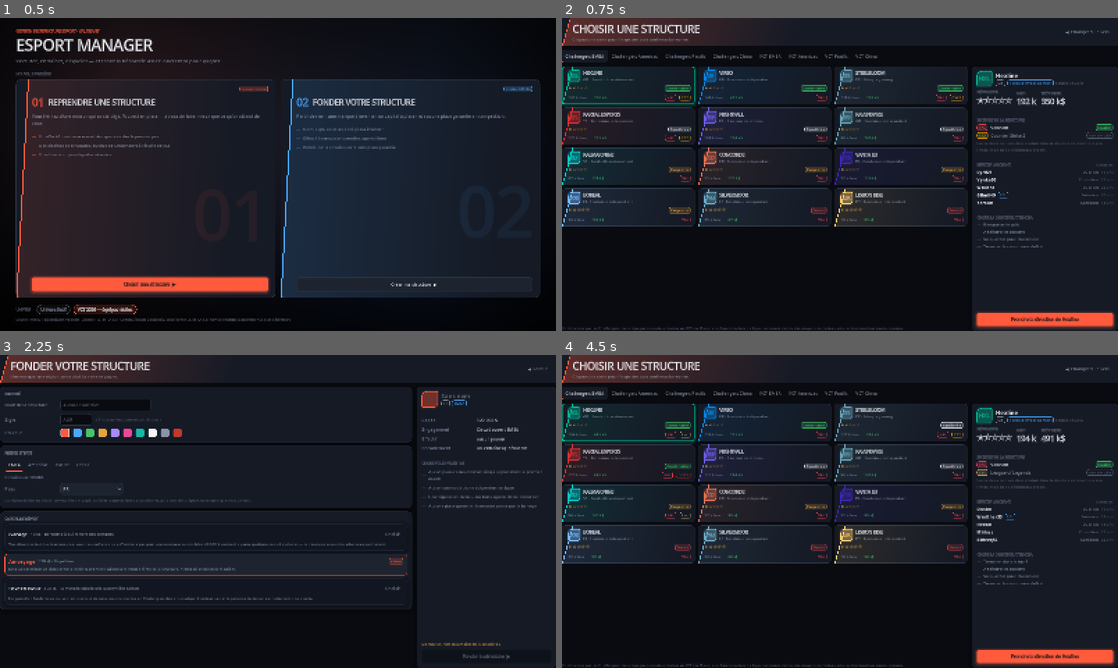
Above: before the commit, frames 1-4 (two rows, left to right).
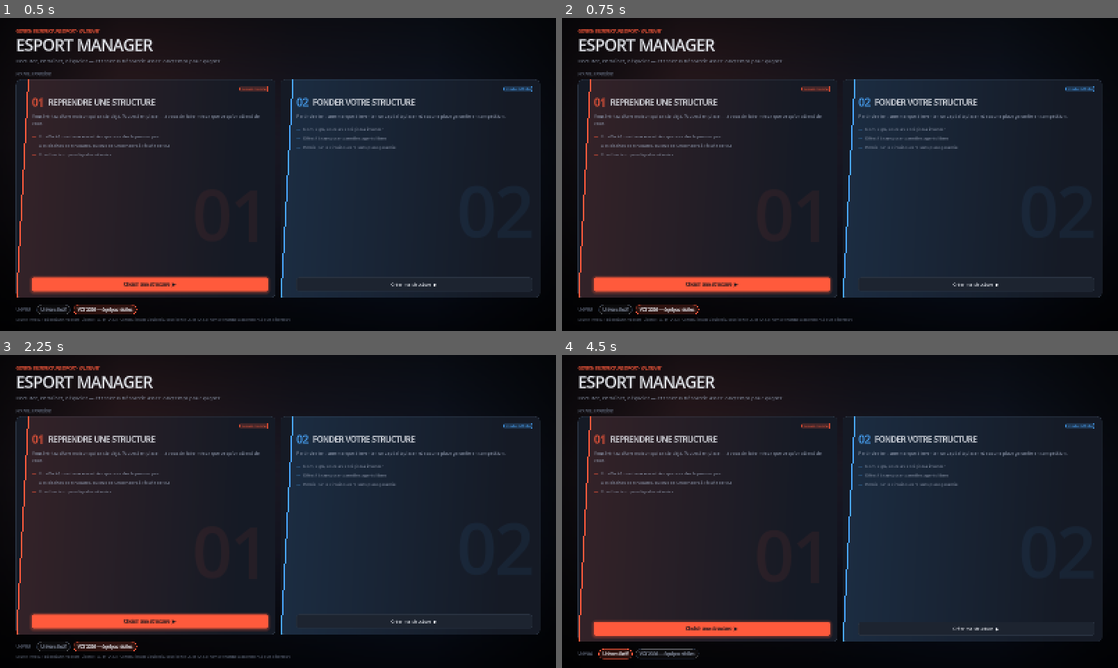
Above: after the commit, the same moments.

Repository: loukakouuu/esport-manager
Game: Godot game, scene res://scenes/Main.tscn
Two runs of this game, one before a commit and one after it. Both use one fixed random seed, a clock stepped at 60 frames per second and the inputs below.
Inputs (mouse positions are in pixels of both pictures, inside the frame that each line leads up to):
- Up to frame 1 (0.5 s): no input
- Up to frame 2 (0.75 s): click "Choisir une structure ▶" at 0.5 s
- Up to frame 3 (2.25 s): click (522, 367) at 1.25 s, where only the run before the commit has a clickable "◀ Changer d'univers"; click "Créer ma structure ▶" at 2 s
- Up to frame 4 (4.5 s): click (1101, 367) at 2.75 s, where only the run before the commit has a clickable "◀ Retour"; click "Univers fictif" at 3.5 s; click "Choisir une structure ▶" at 4.25 s

Frame 1 is identical in both runs. In frame 2, 33% of the frame differs, in the area x 0-100%, y 0-100%; in frame 3, 28%; in frame 4, 34%.
Error after the commit: Parse Error: Identifier "Cs2Module" not declared in the current scope. (res://src/gamemodules/GameRegistry.gd:18)

Commit message:
Le coeur ne connaît plus qu'une interface, pas un jeu
Généralise l'abstraction GameModule pour qu'une seconde discipline puisse
s'enregistrer sans toucher au moteur : composition légale distincte du méta,
attributs qui déclinent ou mûrissent avec l'âge, effectif généré paramétrable.

Diff:
--- a/src/gamemodules/GameModule.gd
+++ b/src/gamemodules/GameModule.gd
@@ -10,9 +10,10 @@
 ## calendrier, progression, sauvegarde) est écrit une seule fois et ne connaît
 ## que cette interface.
 ##
-## Ajouter CS2 = créer src/gamemodules/cs2/Cs2Module.gd + son simulateur,
-## l'enregistrer dans GameRegistry, et fournir les données JSON. Aucune
-## modification du coeur.
+## Ajouter une discipline = créer src/gamemodules/<jeu>/<Jeu>Module.gd + son
+## simulateur, l'enregistrer dans GameRegistry, et fournir les données JSON
+## (`data/games/<jeu>/` et `data/world/season_<jeu>.json`). Aucune modification
+## du coeur — c'est exactement ce qu'a coûté l'arrivée de Counter-Strike 2.
 
 func id() -> String:
 	return "abstract"
@@ -45,6 +46,25 @@
 	return {}
 
 
+## Postes attribués aux titulaires d'un effectif GÉNÉRÉ, dans l'ordre. Par
+## défaut on déroule `ideal_composition` ; une discipline dont le méta réel
+## diffère de son idéal théorique surcharge cette méthode.
+func generated_lineup() -> Array[String]:
+	var out: Array[String] = []
+	var ideal := ideal_composition()
+	for role in ideal:
+		for _n in int(ideal[role]):
+			out.append(str(role))
+	return out
+
+
+## Bornes acceptables par poste dans le cinq : role_id -> [min, max].
+## Sert à prévenir le joueur qu'une composition est injouable ; à ne pas
+## confondre avec `ideal_composition`, qui décrit le méta et pas la légalité.
+func composition_bounds() -> Dictionary:
+	return {}
+
+
 ## Attributs SPÉCIFIQUES à la discipline (hors attributs communs).
 func attribute_keys() -> Array[String]:
 	return []
@@ -65,9 +85,52 @@
 	return {}
 
 
+## Attributs qui DÉCLINENT avec l'âge : les qualités purement mécaniques.
+## Lus par ProgressionSystem — sans cette liste, le déclin serait le même
+## partout et un AWPeur de 29 ans perdrait sa lecture de jeu.
+func declining_attributes() -> Array[String]:
+	return [Attributes.REACTION]
+
+
+## Attributs qui continuent de progresser passé le pic : la compréhension.
+func ageing_attributes() -> Array[String]:
+	return [Attributes.LEADERSHIP, Attributes.COMPOSURE,
+		Attributes.DECISION_MAKING]
+
+
 ## Réglages tactiques par défaut d'une équipe de cette discipline.
 func default_tactic() -> Dictionary:
 	return {}
+
+
+## Curseurs tactiques exposés au joueur, dans l'ordre d'affichage :
+## [{"key", "label", "hint"}, …]. L'écran Tactique n'en connaît aucun : c'est
+## la discipline qui dit ce qu'on peut régler et ce que ça change.
+func tactic_sliders() -> Array:
+	return []
+
+
+## Pool de cartes actif de la discipline. Vide = la simulation n'en utilise pas.
+func map_pool() -> Array[String]:
+	return []
+
+
+## Fichier décrivant la structure compétitive de la discipline.
+## Convention : res://data/world/season_<id>.json.
+func season_path() -> String:
+	return "res://data/world/season_%s.json" % id()
+
+
+## Fichier décrivant les structures engagées dans la discipline.
+## Convention : res://data/world/orgs_<id>.json (Valorant garde orgs.json,
+## qui est le fichier historique et celui que remplacent les packs).
+func orgs_path() -> String:
+	return "res://data/world/orgs_%s.json" % id()
+
+
+## Fichier d'effectifs RÉELS fourni par un pack, s'il en existe un.
+func rosters_path() -> String:
+	return "res://data/world/rosters_%s.json" % id()
 
 
 ## Métadonnées spécifiques au joueur (pool d'agents, maps préférées…).
@@ -79,6 +142,12 @@
 ## [{"key": "acs", "label": "ACS", "digits": 0}, …]
 func stat_columns() -> Array:
 	return []
+
+
+## Nom du camp attaquant / défenseur — « attaque » et « défense » en Valorant,
+## « terroristes » et « anti-terroristes » en Counter-Strike.
+func side_label(_attacking: bool) -> String:
+	return "attaque" if _attacking else "défense"
 
 
 ## Instancie un simulateur de match pour cette discipline.
--- a/src/gamemodules/GameRegistry.gd
+++ b/src/gamemodules/GameRegistry.gd
@@ -15,7 +15,7 @@
 		return
 	_initialised = true
 	register(ValorantModule.new())
-	# register(Cs2Module.new())      <- à venir
+	register(Cs2Module.new())
 	# register(LolModule.new())      <- à venir
 
 
--- a/src/gamemodules/valorant/ValorantModule.gd
+++ b/src/gamemodules/valorant/ValorantModule.gd
@@ -5,6 +5,12 @@
 
 const DATA_MAPS := "res://data/games/valorant/maps.json"
 const DATA_AGENTS := "res://data/games/valorant/agents.json"
+
+# Valorant a été la première discipline : ses fichiers de monde portent les
+# noms historiques, sans suffixe, et c'est eux que remplacent les packs livrés.
+# Les renommer aurait cassé tous les packs existants pour rien.
+const DATA_ORGS := "res://data/world/orgs.json"
+const DATA_ROSTERS := "res://data/world/rosters.json"
 
 # --- Attributs spécifiques (1..20) ------------------------------------------
 # Mécanique
@@ -92,6 +98,13 @@
 	}
 
 
+## Le méta RÉEL aligne deux duellistes plus souvent que deux initiateurs :
+## c'est la composition qu'on génère, et elle diffère volontairement de
+## l'idéal théorique ci-dessus.
+func generated_lineup() -> Array[String]:
+	return [DUELIST, DUELIST, INITIATOR, CONTROLLER, SENTINEL]
+
+
 func attribute_keys() -> Array[String]:
 	var out: Array[String] = []
 	out.append_array(MECHANICAL)
@@ -175,6 +188,17 @@
 		Attributes.COMMUNICATION: 2.0, ECONOMY: 1.5,
 		Attributes.DECISION_MAKING: 1.5, MAP_KNOWLEDGE: 1.2,
 	}
+
+
+## Les qualités mécaniques déclinent après le pic ; la lecture de jeu, non.
+func declining_attributes() -> Array[String]:
+	return [AIM, MOVEMENT, DUELLING, ENTRY, Attributes.REACTION]
+
+
+func ageing_attributes() -> Array[String]:
+	return [GAME_SENSE, MAP_KNOWLEDGE, MID_ROUND, ECONOMY, POSITIONING,
+		Attributes.LEADERSHIP, Attributes.COMPOSURE,
+		Attributes.DECISION_MAKING]
 
 
 func default_tactic() -> Dictionary:
@@ -186,6 +210,35 @@
 		"anti_strat": 50,       # part de la prépa consacrée à l'adversaire
 		"risk": 50,             # prise de risque en post-plant / retake
 	}
+
+
+func tactic_sliders() -> Array:
+	return [
+		{"key": "aggression", "label": "Agressivité",
+			"hint": "Prendre l'espace tôt : plus d'ouvertures, plus de morts gratuites."},
+		{"key": "tempo", "label": "Tempo",
+			"hint": "Vitesse d'exécution des prises de site."},
+		{"key": "util_discipline", "label": "Discipline utilitaire",
+			"hint": "Utiliser les compétences avec méthode plutôt qu'à l'instinct."},
+		{"key": "eco_policy", "label": "Politique d'économie",
+			"hint": "0 = épargner systématiquement, 100 = forcer l'achat."},
+		{"key": "anti_strat", "label": "Préparation adverse",
+			"hint": "Part du travail hebdomadaire consacrée à l'adversaire."},
+		{"key": "risk", "label": "Prise de risque",
+			"hint": "Post-plant et retakes agressifs."},
+	]
+
+
+func side_label(attacking: bool) -> String:
+	return "attaque" if attacking else "défense"
+
+
+func orgs_path() -> String:
+	return DATA_ORGS
+
+
+func rosters_path() -> String:
+	return DATA_ROSTERS
 
 
 func stat_columns() -> Array:
@@ -221,6 +274,11 @@
 		if bool((m as Dictionary).get("active", false)):
 			out.append(str((m as Dictionary)["name"]))
 	return out
+
+
+## Vu depuis le moteur (CompetitionEngine ne connaît que l'interface).
+func map_pool() -> Array[String]:
+	return active_map_pool()
 
 
 func map_info(map_name: String) -> Dictionary:
--- a/src/systems/GameSim.gd
+++ b/src/systems/GameSim.gd
@@ -136,7 +136,10 @@
 ## Avance jusqu'à la veille du prochain match de l'équipe du joueur.
 static func advance_to_next_player_match(world: World, max_days: int = 400) -> Array[Dictionary]:
 	var out: Array[Dictionary] = []
-	var r := world.main_roster(world.player_org_id, world.player_game_id)
+	# L'équipe DIRIGÉE, pas la section principale : avancer jusqu'au prochain
+	# match de son roster Valorant alors qu'on gère sa section Counter-Strike
+	# sauterait par-dessus le match qu'on attend.
+	var r := world.my_roster()
 	if r == null:
 		return out
 	for _i in max_days:
